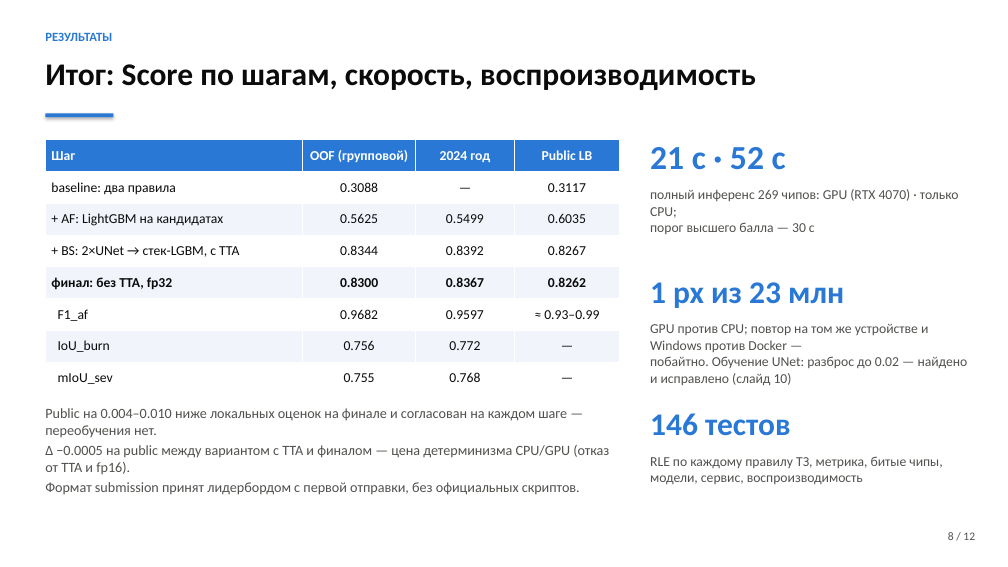
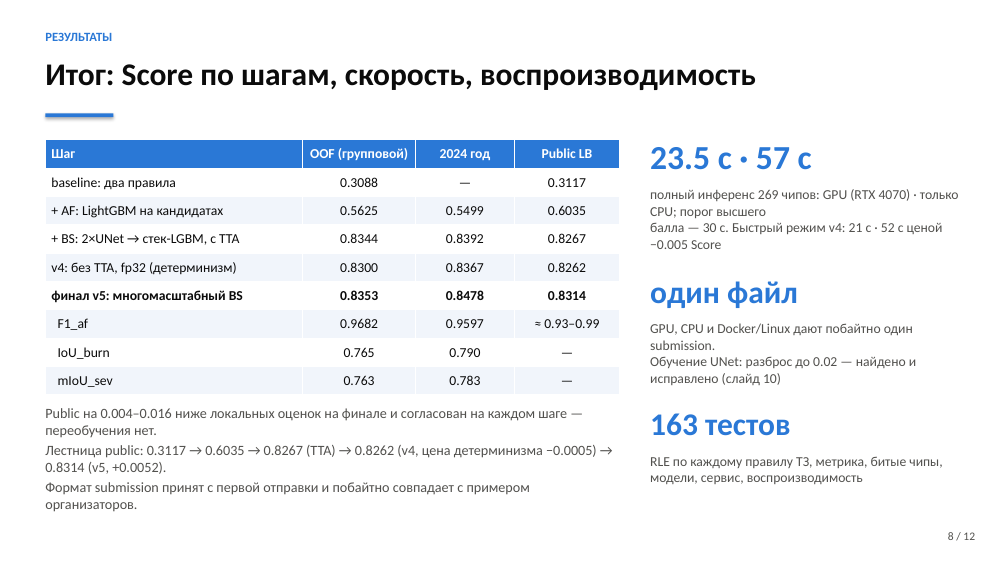
Before and after one commit to shttrkk/kosmowinsamarkand, a slide deck: slide 8 of presentation/deck.pptx. Drawn at 1008x567 pixels with LibreOffice and Linux fonts; fonts in the diff are those of the drawing. Boxes give left, top, right and bottom in pixels: in the first picture for what was removed or moved away, otherwise in the second. Text is boxed around its words. In the diff, an @@ line names an element or a change of style, - is before the commit and + after.

```diff
--- a/presentation/deck.pptx
+++ b/presentation/deck.pptx
@@ table at [45, 140, 620, 395] @@
-row 5: финал: без TTA, fp32 | 0.8300 | 0.8367 | 0.8262
+row 5: v4: без TTA, fp32 (детерминизм) | 0.8300 | 0.8367 | 0.8262
+row 6: финал v5: многомасштабный BS | 0.8353 | 0.8478 | 0.8314
-row 8, column 2: 0.756
+row 8, column 2: 0.765
-row 8, column 3: 0.772
+row 8, column 3: 0.790
-row 9, column 2: 0.755
+row 9, column 2: 0.763
-row 9, column 3: 0.768
+row 9, column 3: 0.783
@@ text at [650, 147, 812, 170]: text changed @@
-21 с · 52 с
+23.5 с · 57 с
@@ text at [650, 189, 959, 249]: text changed @@
-полный инференс 269 чипов: GPU (RTX 4070) · только CPU;
-порог высшего балла — 30 с
+полный инференс 269 чипов: GPU (RTX 4070) · только CPU; порог высшего
+балла — 30 с. Быстрый режим v4: 21 с · 52 с ценой −0.005 Score
@@ text at [650, 281, 798, 308]: text changed @@
-1 px из 23 млн
+один файл
@@ text at [650, 323, 916, 385]: text changed @@
-GPU против CPU; повтор на том же устройстве и Windows против Docker —
-побайтно. Обучение UNet: разброс до 0.02 — найдено и исправлено (слайд 10)
+GPU, CPU и Docker/Linux дают побайтно один submission.
+Обучение UNet: разброс до 0.02 — найдено и исправлено (слайд 10)
@@ text at [45, 408, 597, 512]: text changed @@
-Public на 0.004–0.010 ниже локальных оценок на финале и согласован на каждом шаге — переобучения нет.
-Δ −0.0005 на public между вариантом с TTA и финалом — цена детерминизма CPU/GPU (отказ от TTA и fp16).
-Формат submission принят лидербордом с первой отправки, без официальных скриптов.
+Public на 0.004–0.016 ниже локальных оценок на финале и согласован на каждом шаге — переобучения нет.
+Лестница public: 0.3117 → 0.6035 → 0.8267 (TTA) → 0.8262 (v4, цена детерминизма −0.0005) → 0.8314 (v5, +0.0052).
+Формат submission принят с первой отправки и побайтно совпадает с примером организаторов.
@@ text at [650, 413, 791, 436]: text changed @@
-146 тестов
+163 тестов
```
Also in this commit, not shown: 7 other slides changed, 29 other files.
